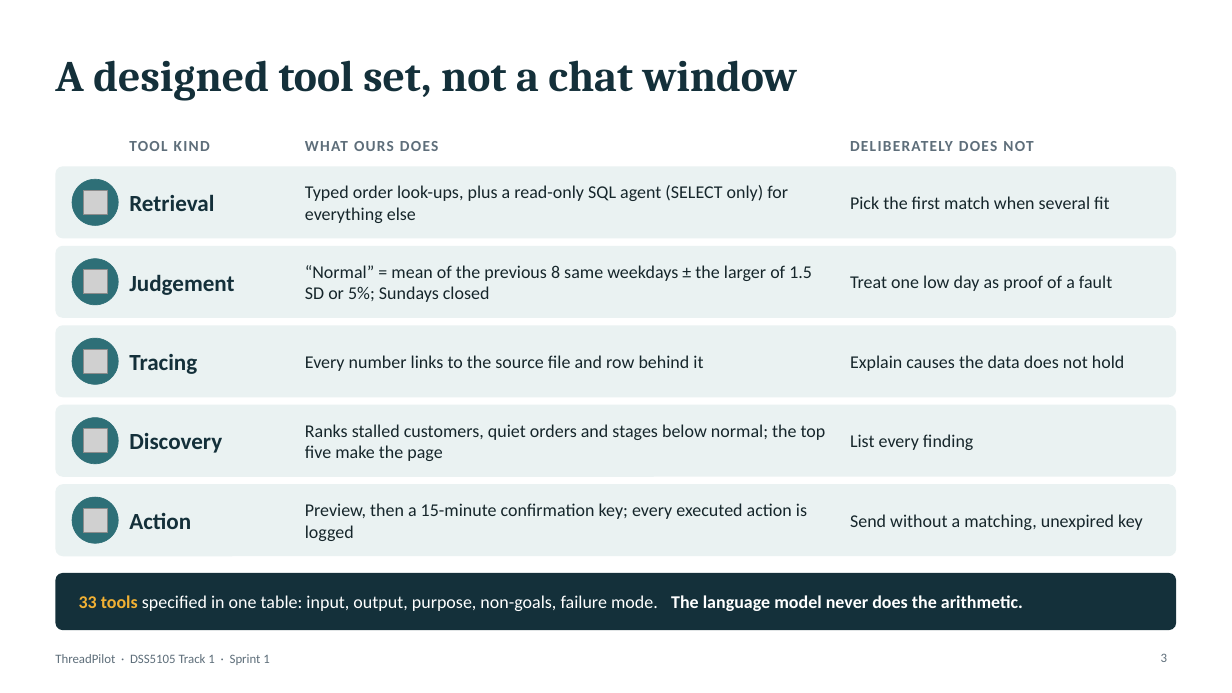
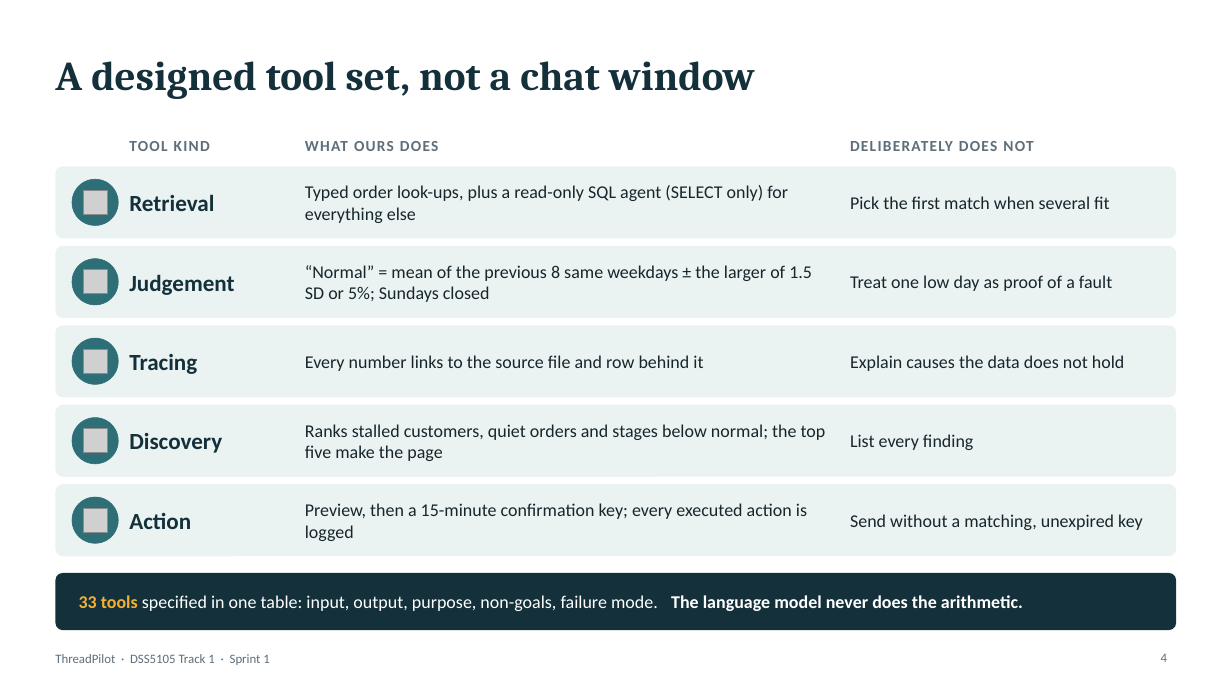
Before and after one commit to footoonming/DSS5105_fork, a slide deck: slide 4 of threadpilot/docs/presentation/ThreadPilot_Sprint1_5min.pptx (slide 3 before the commit). Drawn at 1232x693 pixels with LibreOffice and Linux fonts; fonts in the diff are those of the drawing; grey boxes stand for pictures. Boxes give left, top, right and bottom in pixels: in the first picture for what was removed or moved away, otherwise in the second. Text is boxed around its words. In the diff, an @@ line names an element or a change of style, - is before the commit and + after.

```diff
--- a/threadpilot/docs/presentation/ThreadPilot_Sprint1_5min.pptx
+++ b/threadpilot/docs/presentation/ThreadPilot_Sprint1_5min.pptx
@@ title "A designed tool set, not ..." at <box>55,61,755,99</box>: size 34 to 32 pt @@
@@ page number at <box>1161,654,1167,662</box>: text changed @@
-3
+4
```
Also in this commit, not shown: 3 other slides changed, 4 slides added, 2 slides removed, 18 other files.
